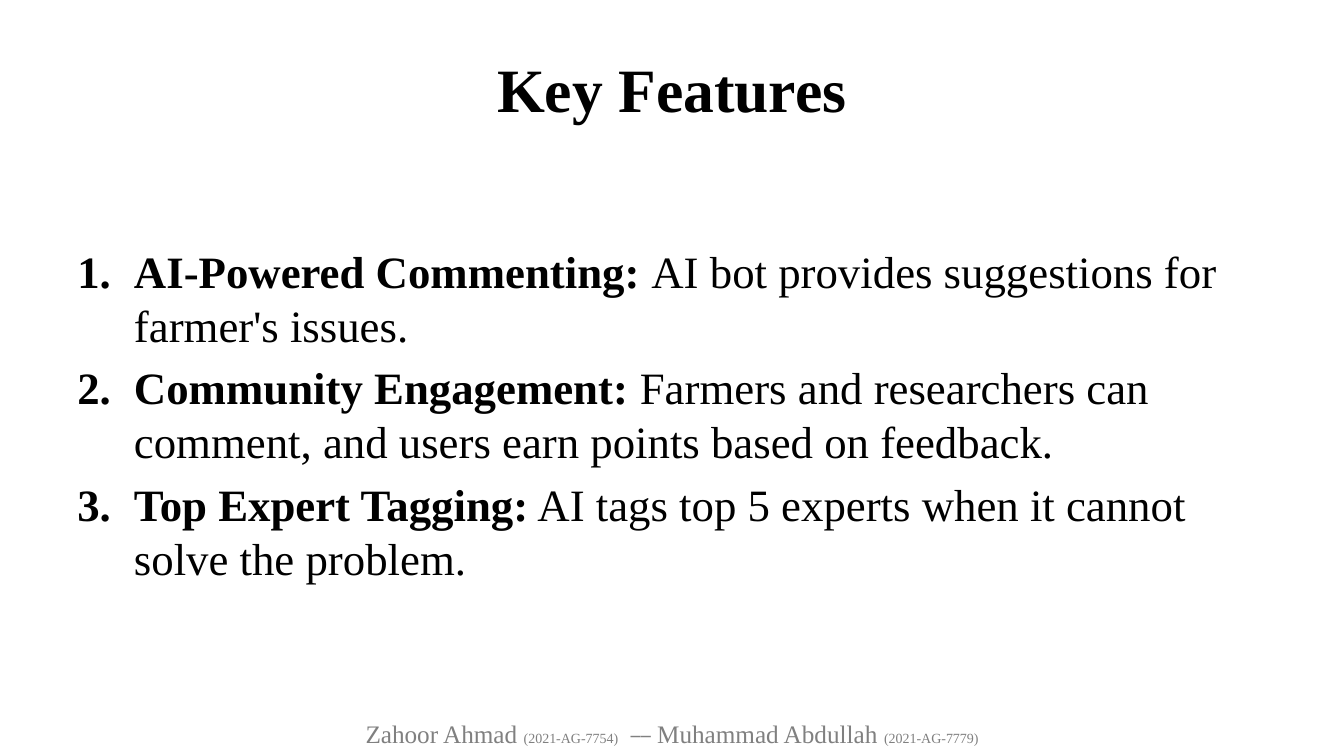
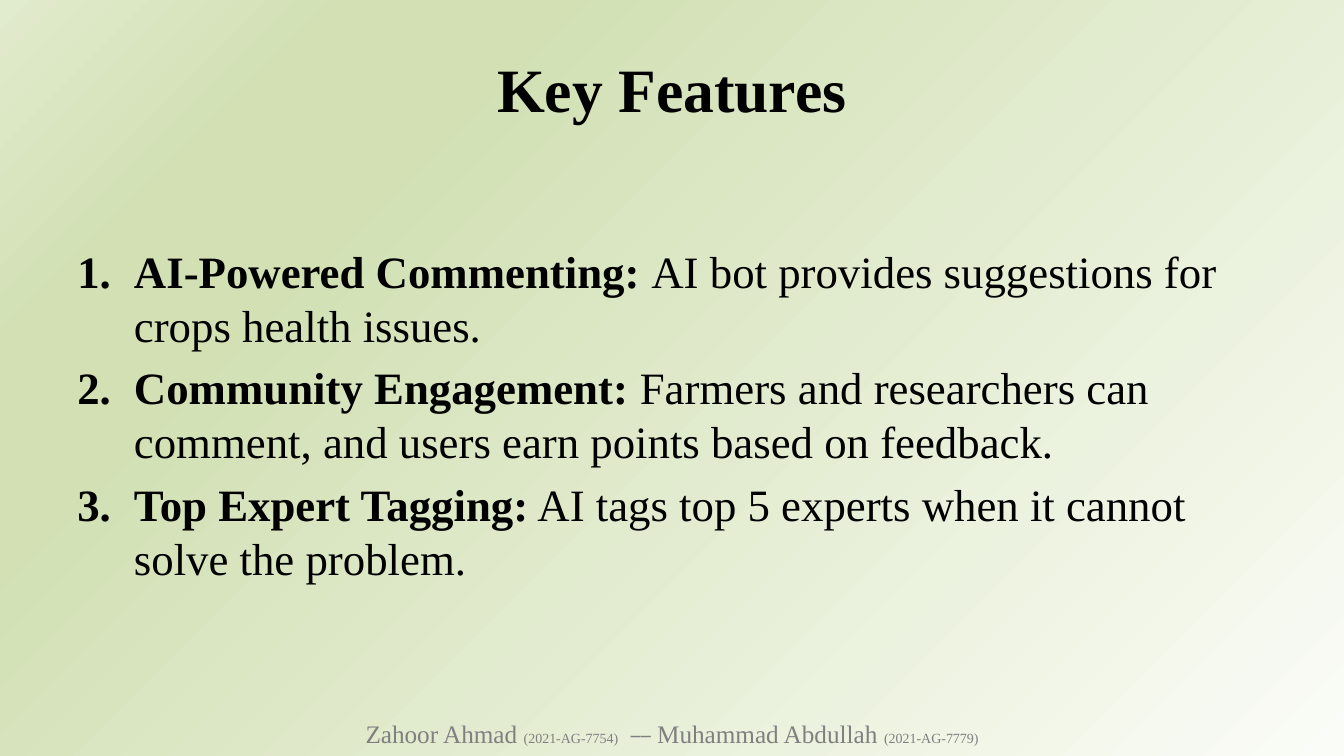
Before and after one commit to zahooronly/FYP, a slide deck: slide 5 of FYP AI Based Agricultural Social Media App Zahoor - Abdullah.pptx (slide 4 before the commit). Drawn at 1344x756 pixels with LibreOffice and Linux fonts; fonts in the diff are those of the drawing. Boxes give left, top, right and bottom in pixels: in the first picture for what was removed or moved away, otherwise in the second. Text is boxed around its words. In the diff, an @@ line names an element or a change of style, - is before the commit and + after.

```diff
--- a/FYP AI Based Agricultural Social Media App Zahoor - Abdullah.pptx
+++ b/FYP AI Based Agricultural Social Media App Zahoor - Abdullah.pptx
@@ background #FFFFFF to gradient #FAFCF7 to #D2E0B4 to #E1EBCD @@
@@ text at (134, 256, 1216, 351): text changed @@
-1. AI-Powered Commenting: AI bot provides suggestions for farmer's issues.
+1. AI-Powered Commenting: AI bot provides suggestions for crops health issues.
```
Also in this commit, not shown: 10 other slides changed, 12 slides added, 1 other file.
